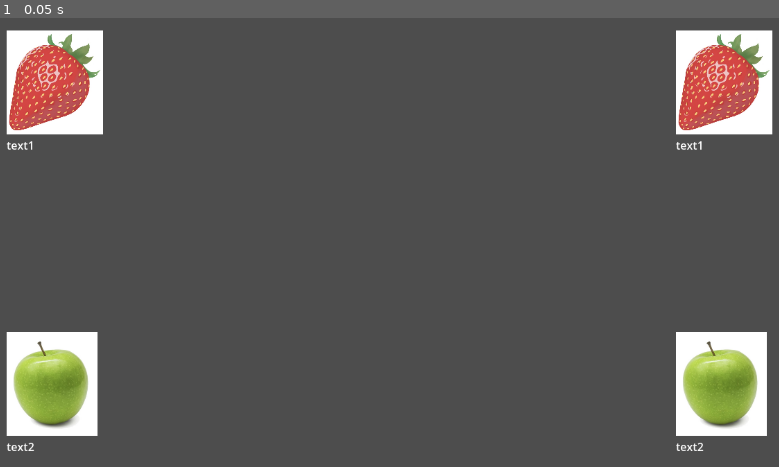
Above: before the commit, frame 1.
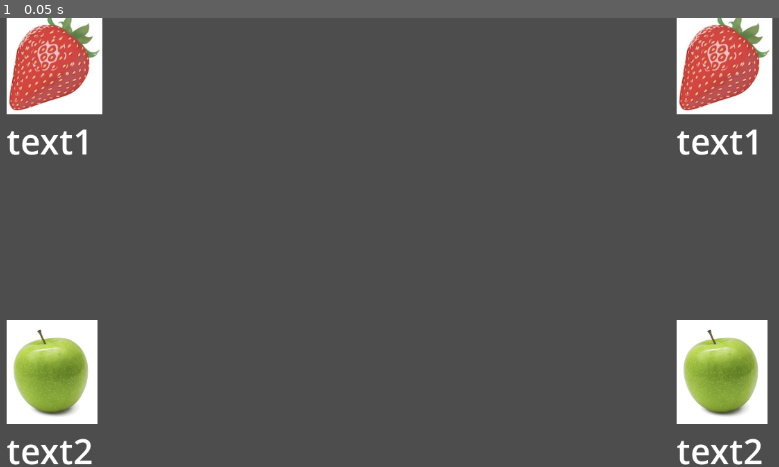
Above: after the commit, the same moment.

Repository: g4nd4lf/test_godot_ui
Game: Godot game, scene res://test_ui.tscn
Same seed, same stepped clock (60 frames per second), same inputs: the game is played once before the commit and once after it. The project has no main scene, so this scene is started directly.
Inputs:
- Up to frame 1 (0.05 s): no input

The runs differ from the first frame. In frame 1, 8.9% of the frame differs, in the area x 0-100%, y 0-100%.

Commit message:
testing vboxcontainer

Diff:
--- a/test_ui.tscn
+++ b/test_ui.tscn
@@ -1,7 +1,8 @@
-[gd_scene load_steps=3 format=3 uid="uid://bobkjcvwukx6t"]
+[gd_scene load_steps=4 format=3 uid="uid://bobkjcvwukx6t"]
 
 [ext_resource type="Texture2D" uid="uid://b3lqhqhreqp7r" path="res://fresa.jpg" id="1_w4nob"]
 [ext_resource type="Texture2D" uid="uid://daetidc5un8vy" path="res://manzana.jpg" id="2_3tn64"]
+[ext_resource type="Script" uid="uid://blofe74c674to" path="res://v_split_container.gd" id="2_clead"]
 
 [node name="Control" type="Control"]
 layout_mode = 3
@@ -42,11 +43,13 @@
 [node name="Label" type="Label" parent="HBoxContainer/VBoxContainer"]
 layout_mode = 2
 size_flags_vertical = 0
+theme_override_font_sizes/font_size = 50
 text = "text1"
 
 [node name="VSplitContainer" type="VSplitContainer" parent="HBoxContainer/VBoxContainer"]
-custom_minimum_size = Vector2(0, 250)
+custom_minimum_size = Vector2(0, 388.48)
 layout_mode = 2
+script = ExtResource("2_clead")
 
 [node name="TextureRect2" type="TextureRect" parent="HBoxContainer/VBoxContainer"]
 custom_minimum_size = Vector2(0, 150)
@@ -60,6 +63,7 @@
 [node name="Label2" type="Label" parent="HBoxContainer/VBoxContainer"]
 layout_mode = 2
 size_flags_vertical = 0
+theme_override_font_sizes/font_size = 50
 text = "text2"
 
 [node name="VSplitContainer2" type="VSplitContainer" parent="HBoxContainer/VBoxContainer"]
@@ -90,11 +94,13 @@
 [node name="Label" type="Label" parent="HBoxContainer/VBoxContainer2"]
 layout_mode = 2
 size_flags_vertical = 0
+theme_override_font_sizes/font_size = 50
 text = "text1"
 
 [node name="VSplitContainer" type="VSplitContainer" parent="HBoxContainer/VBoxContainer2"]
-custom_minimum_size = Vector2(0, 250)
+custom_minimum_size = Vector2(0, 400)
 layout_mode = 2
+script = ExtResource("2_clead")
 
 [node name="TextureRect2" type="TextureRect" parent="HBoxContainer/VBoxContainer2"]
 custom_minimum_size = Vector2(0, 150)
@@ -108,6 +114,7 @@
 [node name="Label2" type="Label" parent="HBoxContainer/VBoxContainer2"]
 layout_mode = 2
 size_flags_vertical = 0
+theme_override_font_sizes/font_size = 50
 text = "text2"
 
 [node name="VSplitContainer2" type="VSplitContainer" parent="HBoxContainer/VBoxContainer2"]
--- /dev/null
+++ b/test_ui2.tscn
@@ -0,0 +1,44 @@
+[gd_scene load_steps=3 format=3 uid="uid://cemh5ee3gqt3f"]
+
+[ext_resource type="Texture2D" uid="uid://b3lqhqhreqp7r" path="res://fresa.jpg" id="1_fro3j"]
+[ext_resource type="Texture2D" uid="uid://daetidc5un8vy" path="res://manzana.jpg" id="2_sm4xf"]
+
+[node name="Control" type="Control"]
+layout_mode = 3
+anchors_preset = 15
+anchor_right = 1.0
+anchor_bottom = 1.0
+grow_horizontal = 2
+grow_vertical = 2
+
+[node name="HBoxContainer" type="HBoxContainer" parent="."]
+layout_mode = 1
+anchors_preset = 15
+anchor_right = 1.0
+anchor_bottom = 1.0
+grow_horizontal = 2
+grow_vertical = 2
+alignment = 1
+
+[node name="TextureRect" type="TextureRect" parent="HBoxContainer"]
+clip_contents = true
+layout_mode = 2
+size_flags_horizontal = 3
+texture = ExtResource("1_fro3j")
+expand_mode = 3
+stretch_mode = 5
+
+[node name="TextureRect2" type="TextureRect" parent="HBoxContainer"]
+visible = false
+layout_mode = 2
+size_flags_horizontal = 6
+texture = ExtResource("2_sm4xf")
+expand_mode = 2
+stretch_mode = 6
+
+[node name="TextureRect3" type="TextureRect" parent="HBoxContainer"]
+layout_mode = 2
+size_flags_horizontal = 3
+texture = ExtResource("1_fro3j")
+expand_mode = 3
+stretch_mode = 5
--- /dev/null
+++ b/test_vboxcontainer.tscn
@@ -0,0 +1,35 @@
+[gd_scene load_steps=3 format=3 uid="uid://dfpamtkbd1oto"]
+
+[ext_resource type="Texture2D" uid="uid://xqbn8dfbjtf" path="res://fresa_peq.jpeg" id="1_34wuw"]
+[ext_resource type="Texture2D" uid="uid://daetidc5un8vy" path="res://manzana.jpg" id="2_i3r3a"]
+
+[node name="Control" type="Control"]
+layout_mode = 3
+anchors_preset = 15
+anchor_right = 1.0
+anchor_bottom = 1.0
+grow_horizontal = 2
+grow_vertical = 2
+
+[node name="VBoxContainer" type="HBoxContainer" parent="."]
+layout_mode = 1
+anchors_preset = 15
+anchor_right = 1.0
+anchor_bottom = 1.0
+grow_horizontal = 2
+grow_vertical = 2
+
+[node name="TextureRect" type="TextureRect" parent="VBoxContainer"]
+layout_mode = 2
+texture = ExtResource("1_34wuw")
+expand_mode = 3
+
+[node name="TextureRect2" type="TextureRect" parent="VBoxContainer"]
+layout_mode = 2
+texture = ExtResource("2_i3r3a")
+expand_mode = 3
+
+[node name="TextureRect3" type="TextureRect" parent="VBoxContainer"]
+layout_mode = 2
+texture = ExtResource("1_34wuw")
+expand_mode = 3
--- /dev/null
+++ b/v_split_container.gd
@@ -0,0 +1,13 @@
+extends VSplitContainer
+
+
+# Called when the node enters the scene tree for the first time.
+func _ready() -> void:
+	pass # Replace with function body.
+
+
+# Called every frame. 'delta' is the elapsed time since the previous frame.
+func _process(delta: float) -> void:
+	var window_size = get_viewport().get_visible_rect().size
+	custom_minimum_size.y=window_size.y/3
+	pass
Binary file changed: fresa.jpg
Binary file added: fresa_peq.jpeg
Not shown, added: fresa_peq.jpeg.import
Not shown, added: v_split_container.gd.uid
